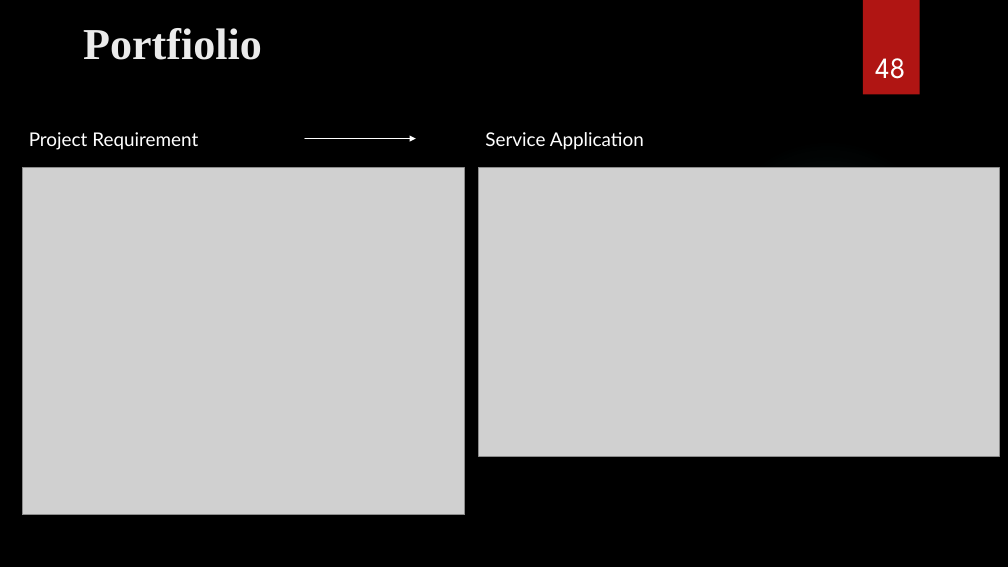
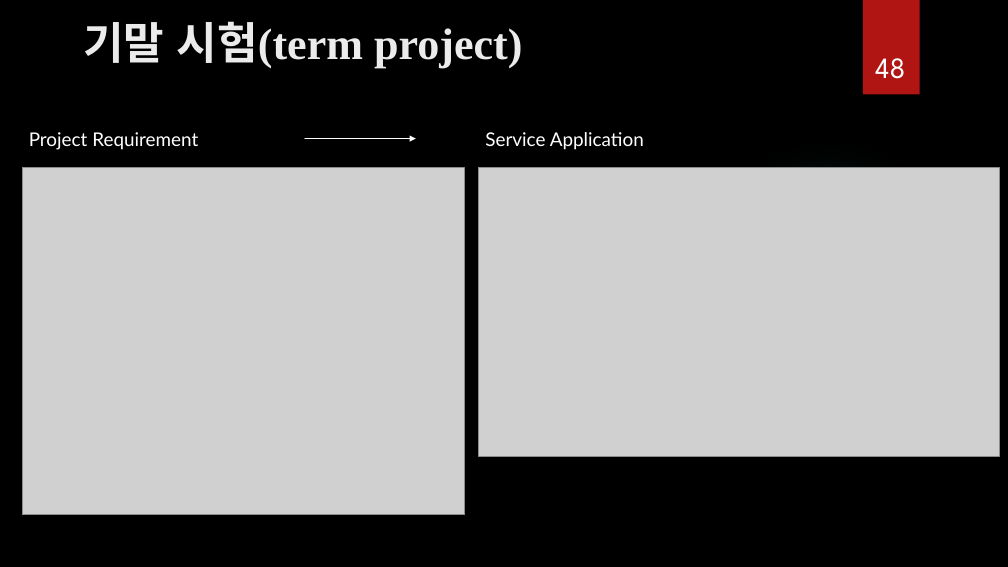
Before and after one commit to ancestor9/Introduction-to-BigData-Analysis, a slide deck: slide 48 of AI 역량강화.pptx. Drawn at 1008x567 pixels with LibreOffice and Linux fonts; fonts in the diff are those of the drawing; grey boxes stand for pictures; background and template pictures are left out. Boxes give left, top, right and bottom in pixels: in the first picture for what was removed or moved away, otherwise in the second. Text is boxed around its words. In the diff, an @@ line names an element or a change of style, - is before the commit and + after.

```diff
--- a/AI 역량강화.pptx
+++ b/AI 역량강화.pptx
@@ title at (83,21,523,68): text changed @@
-Portfiolio
+기말 시험(term project)
```
Also in this commit, not shown: 20 other slides changed, 1 other file.
